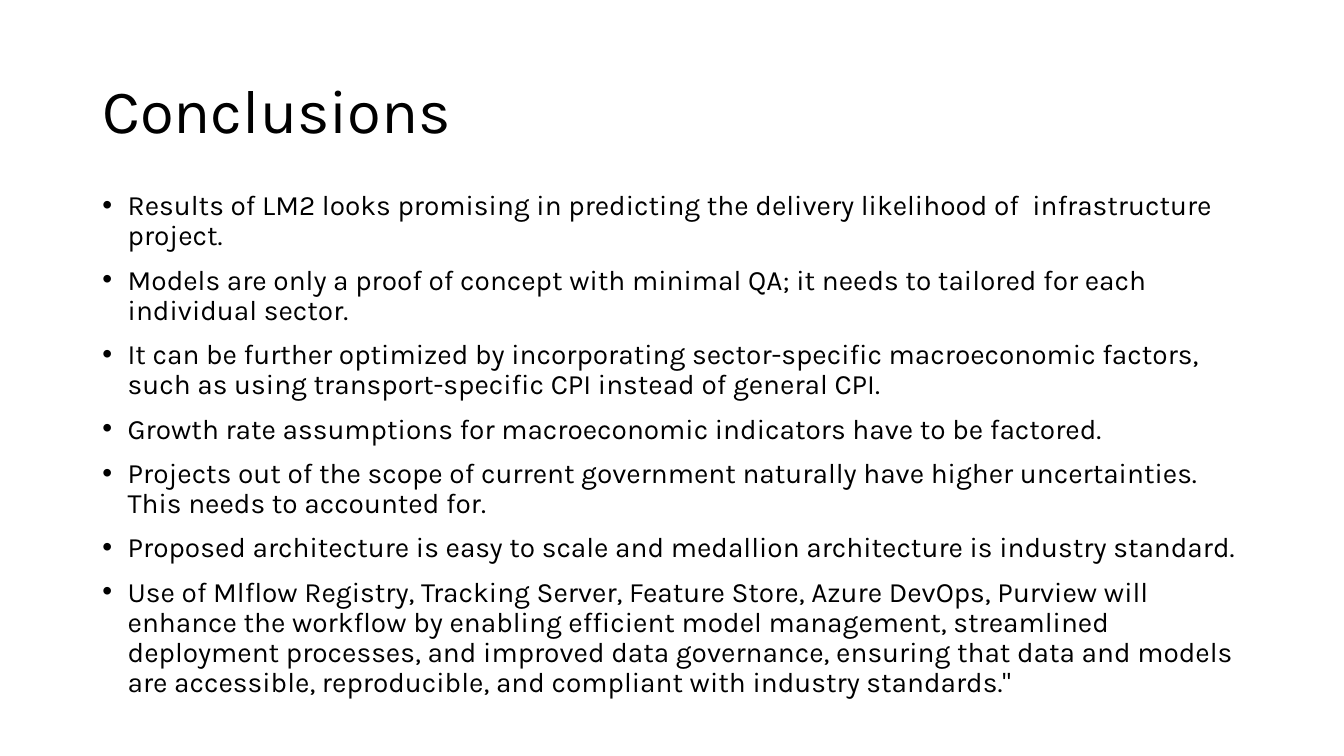
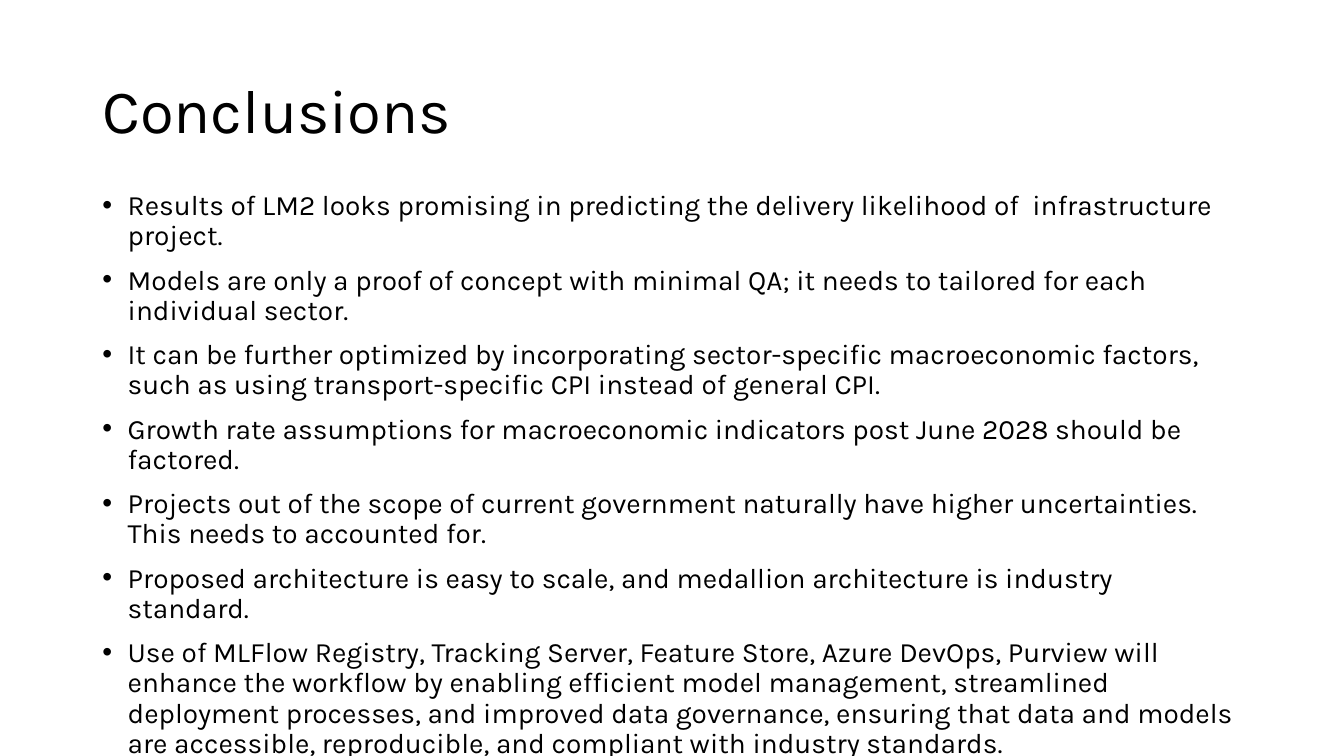
Before and after one commit to ss-roy/nzic-pipeline-analysis, a slide deck: slide 9 of NZIC 20241007.pptx. Drawn at 1344x756 pixels with LibreOffice and Linux fonts; fonts in the diff are those of the drawing. Boxes give left, top, right and bottom in pixels: in the first picture for what was removed or moved away, otherwise in the second. Text is boxed around its words. In the diff, an @@ line names an element or a change of style, - is before the commit and + after.

```diff
--- a/NZIC 20241007.pptx
+++ b/NZIC 20241007.pptx
@@ text at <box>128,419,1181,470</box>: text changed @@
-• Growth rate assumptions for macroeconomic indicators have to be factored.
+• Growth rate assumptions for macroeconomic indicators post June 2028 should be factored.
@@ text at <box>128,568,1232,730</box>: text changed @@
-• Proposed architecture is easy to scale and medallion architecture is industry standard.
-• Use of Mlflow Registry, Tracking Server, Feature Store, Azure DevOps, Purview will enhance the workflow by enabling efficient model management, streamlined deployment processes, and improved data governance, ensuring that data and models are accessible, reproducible, and compliant with industry standards."
+• Proposed architecture is easy to scale, and medallion architecture is industry standard.
+• Use of MLFlow Registry, Tracking Server, Feature Store, Azure DevOps, Purview will enhance the workflow by enabling efficient model management, streamlined deployment processes, and improved data governance, ensuring that data and models are accessible, reproducible, and compliant with industry standards.
```
Also in this commit, not shown: 2 other slides changed, 3 other files.
